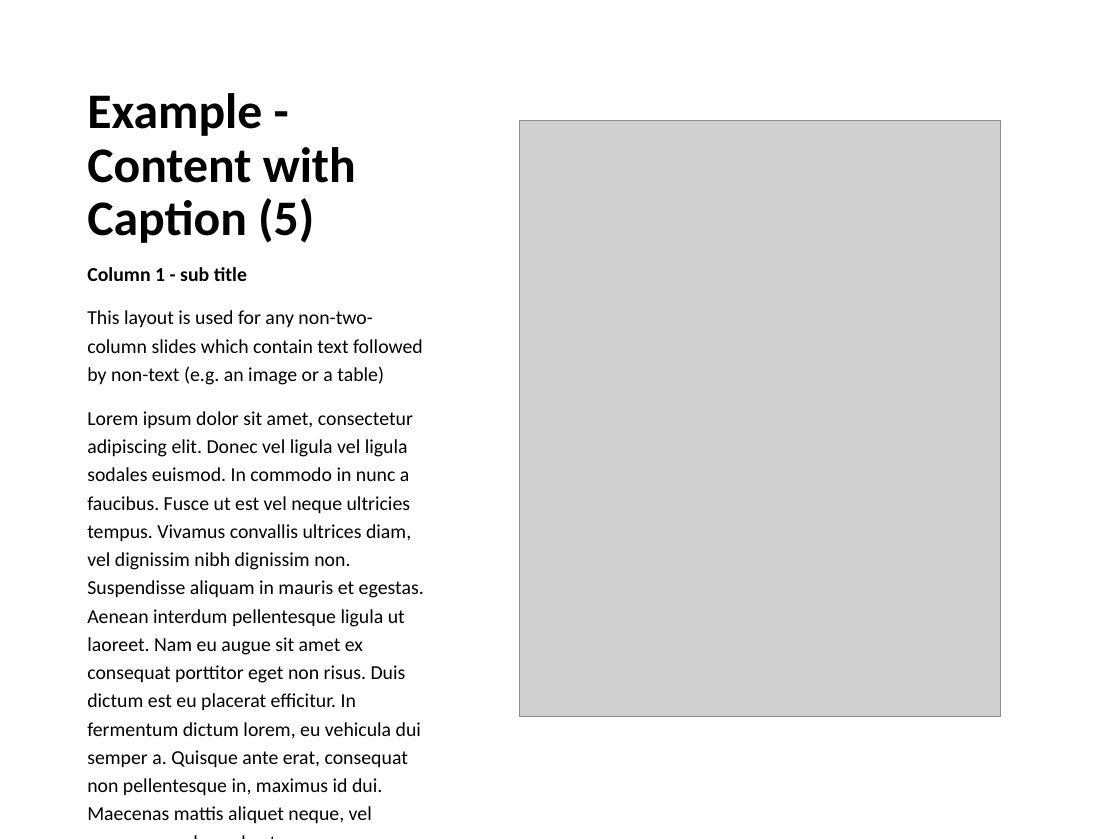
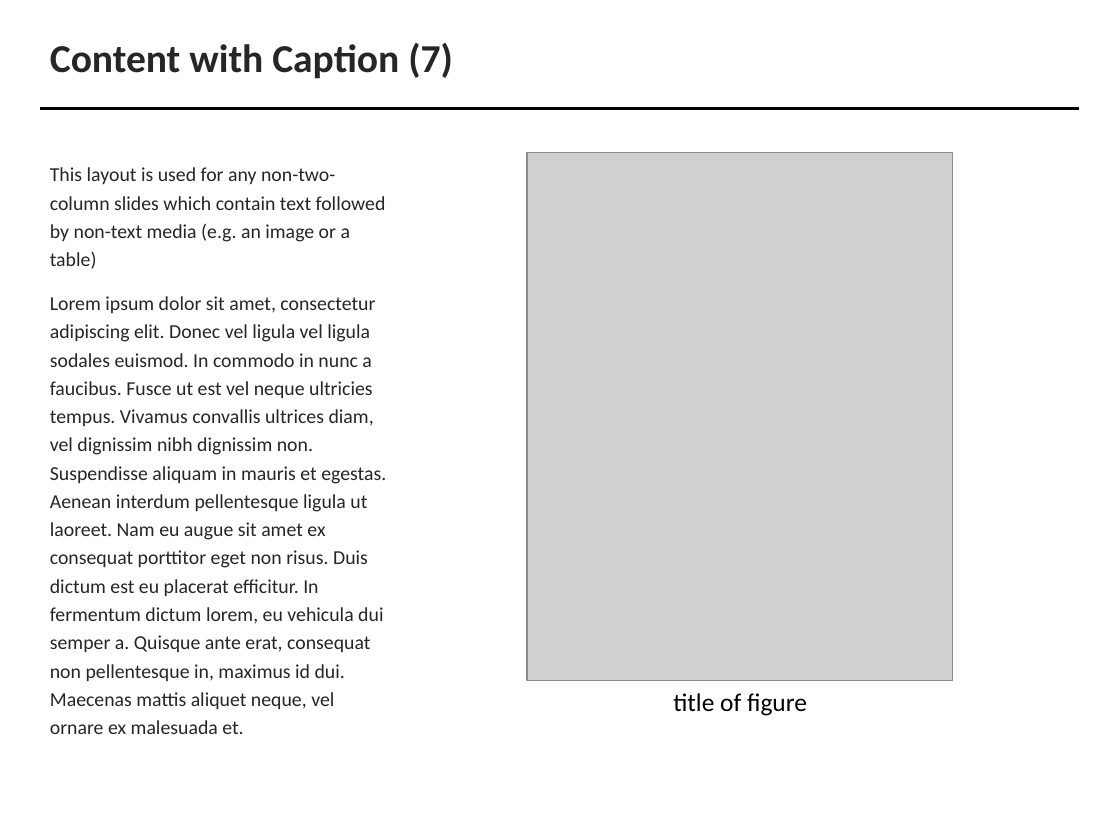
Before and after one commit to vcu-ssg/ssg-vcu-bofa-sandbox, a slide deck: slide 8 of study1.pptx (slide 5 before the commit). Drawn at 1120x839 pixels with LibreOffice and Linux fonts; fonts in the diff are those of the drawing; grey boxes stand for pictures; background and template pictures are left out. Boxes give left, top, right and bottom in pixels: in the first picture for what was removed or moved away, otherwise in the second. Text is boxed around its words. In the diff, an @@ line names an element or a change of style, - is before the commit and + after.

```diff
--- a/study1.pptx
+++ b/study1.pptx
@@ title "Content with Caption (7)" at [50, 43, 453, 79]: vertical alignment bottom to middle @@
@@ title at [50, 43, 453, 79]: text changed; size 35.2 to 28 pt; text colour #000000 to #262626 @@
-Example - Content with Caption (5)
+Content with Caption (7)
@@ line added from (40, 109) to (1079, 109), #000000 1.5 pt @@
@@ text "This layout is used for ...": place and size @@
-text "This layout is used for ..." at [87, 267, 424, 824]
+text "This layout is used for ..." at [50, 167, 386, 734]
@@ text at [50, 167, 386, 269]: text changed; text colour #000000 to #262626 @@
-Column 1 - sub title
-This layout is used for any non-two-column slides which contain text followed by non-text (e.g. an image or a table)
+This layout is used for any non-two-column slides which contain text followed by non-text media (e.g. an image or a table)
@@ picture: place and size @@
-picture at [520, 120, 1000, 716]
+picture at [527, 153, 952, 681]
@@ text at [50, 296, 386, 734]: text colour #000000 to #262626 in "Lorem ipsum dolor sit amet, consectetur adipiscing ..." @@
@@ text added at [673, 693, 807, 716], 18 pt, text #000000 @@
+title of figure
```
Also in this commit, not shown: 8 other slides changed, 4 slides added, 2 slides removed, 4 other files.
